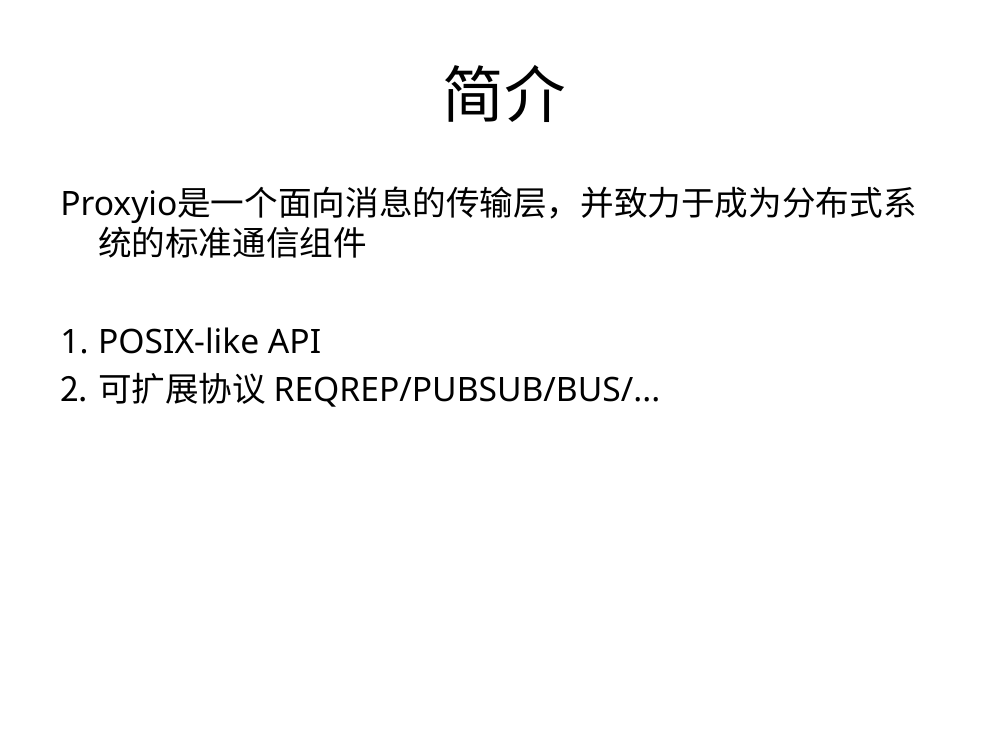
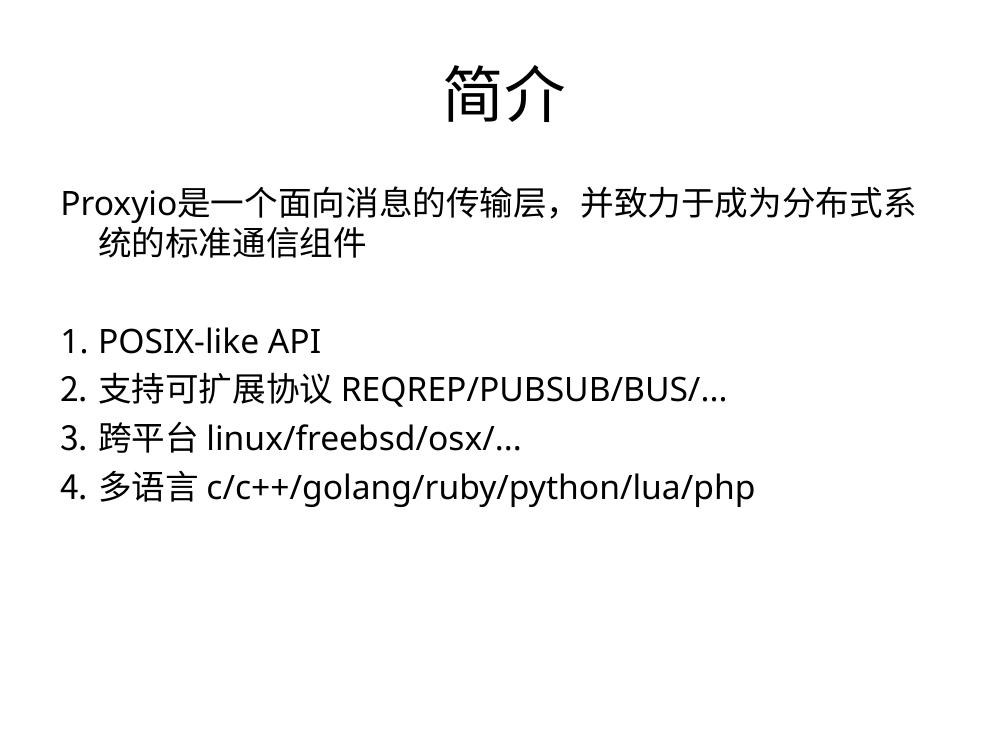
Before and after one commit to proxyio/xio, a slide deck: slide 2 of docs/PROXYIO.ppt. Drawn at 1008x756 pixels with LibreOffice and Linux fonts; fonts in the diff are those of the drawing. Boxes give left, top, right and bottom in pixels: in the first picture for what was removed or moved away, otherwise in the second. Text is boxed around its words. In the diff, an @@ line names an element or a change of style, - is before the commit and + after.

```diff
--- a/docs/PROXYIO.ppt
+++ b/docs/PROXYIO.ppt
@@ text at [98,372,755,507]: text changed @@
-2. 可扩展协议 REQREP/PUBSUB/BUS/...
+2. 支持可扩展协议 REQREP/PUBSUB/BUS/...
+3. 跨平台 linux/freebsd/osx/...
+4. 多语言 c/c++/golang/ruby/python/lua/php
```
Also in this commit, not shown: 9 other slides changed, 4 slides added, 2 slides removed.
